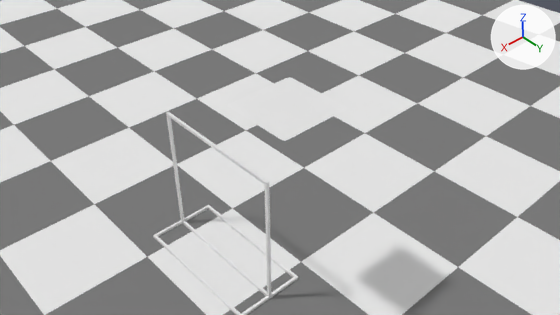
The Blender file blender/scene.blend, before and after one commit.
One viewpoint serves both versions: the file's camera 'Camera'. Arrows for +X, +Y and +Z are at upper right; the lights stay in place.

The older version as bpy lines, for what is in view:
```python
me_cloth = bpy.data.meshes.new('Cloth')
me_cloth.from_pydata(...)  # 144 vertices, 121 faces; spans x -1.0..1.0, y -1.0..1.0, z 0.0
me_floor = bpy.data.meshes.new('Floor')
me_floor.from_pydata([(-1.0, -1.0, 0.0), (1.0, -1.0, 0.0), (-1.0, 1.0, 0.0), (1.0, 1.0, 0.0)], [], [(0, 1, 3, 2)])
me_floor.materials.append(mat_material_001)
me_hanger = bpy.data.meshes.new('hanger')
me_hanger.from_pydata(...)  # 36 vertices, 80 faces; spans x -250.0..270.0, y 0.0..1040.0, z 0.0..1000.0
ob_cloth = bpy.data.objects.new('Cloth', me_cloth)
ob_cloth.location = (-0.163, 0.497, 1.45)
ob_cloth.scale = (-0.239, -0.239, -0.239)
_m = ob_cloth.modifiers.new('Subsurf', 'SUBSURF')
_m.levels = 2
_m.render_levels = 3
ob_floor = bpy.data.objects.new('Floor', me_floor)
ob_floor.location = (0.0, 0.0, 0.0)
ob_floor.scale = (5.93, 5.93, 5.93)
ob_hanger = bpy.data.objects.new('hanger', me_hanger)
ob_hanger.location = (0.0, 0.5, 0.0)
ob_hanger.rotation_euler = (3.142, 3.142, 0.0)  # degrees (180, 180, 0)
ob_hanger.scale = (0.001, 0.001, 0.001)
```
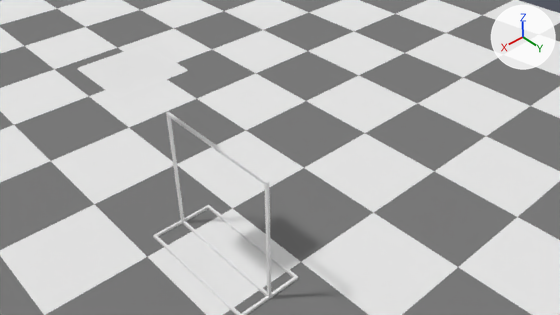
Location of each change, [x1, y1, x2, y2] in pixels of the pictures (560 x 315 px):
```json
{"object": "Cloth", "change": "moved", "before": [228, 77, 347, 141], "after": [78, 45, 187, 98]}
```

Scene script edits in JSON lines:
```json
{"op": "set", "path": "ob_cloth.location", "old": "(-0.163, 0.497, 1.45)", "new": "(0.279, -0.374, 1.497)"}
```
